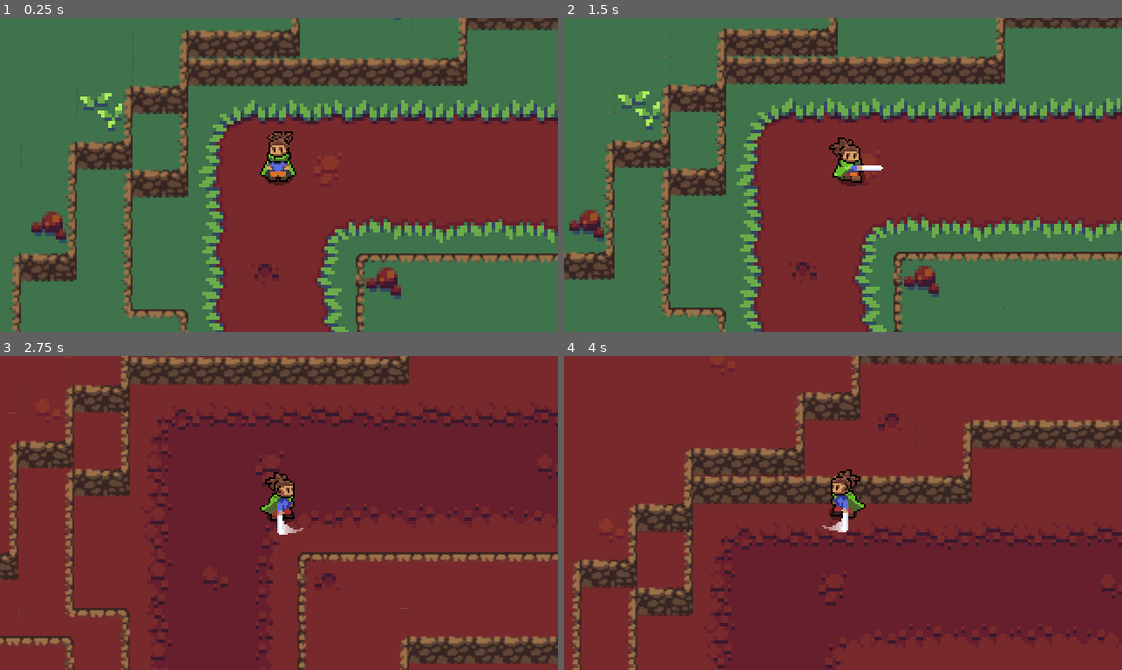
Above: before the commit, frames 1-4 (two rows, left to right).
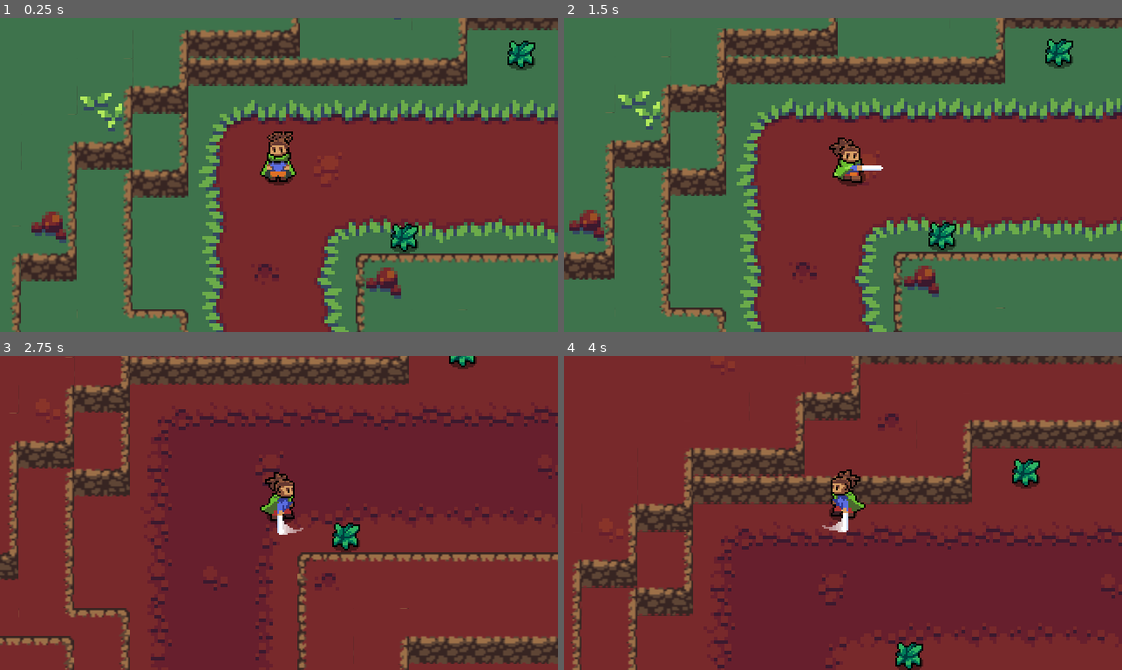
Above: after the commit, the same moments.

Repository: Thomas-Arndt/RPG.1
Game: Godot game, scene res://World/World.tscn
Two runs of this game, one before a commit and one after it. Both use one fixed random seed, a clock stepped at 60 frames per second and the inputs below.
Inputs:
- Up to frame 1 (0.25 s): no input
- Up to frame 2 (1.5 s): tap Enter at 0.5 s; hold Right (ui_right) 0.53-1.28 s; tap R (attack) at 0.6, 1.35 s; hold Down (ui_down) from 1.28 s (still down)
- Up to frame 3 (2.75 s): release Down (ui_down) at 2.03 s; hold Right (ui_right) from 2.03 s (still down); tap Space (d_shift) at 2.1 s; tap R (attack) at 2.3 s
- Up to frame 4 (4 s): release Right (ui_right) at 2.78 s; hold Up (ui_up) 2.78-3.53 s; tap E (roll) at 2.85 s; tap R (attack) at 3.05, 3.6 s; hold Left (ui_left) from 3.53 s (still down)

The runs differ from the first frame. In frame 1, 0.8% of the frame differs, in the area x 70-96%, y 7-75%; in frame 2, 0.8%; in frame 3, 0.6%; in frame 4, 0.8%.

Commit message:
Added grass scene with associated destroy effect

Diff:
--- a/Hit and Hurt Boxes/HitBox.tscn
+++ b/Hit and Hurt Boxes/HitBox.tscn
@@ -3,6 +3,8 @@
 [ext_resource path="res://Hit and Hurt Boxes/HitBox.gd" type="Script" id=1]
 
 [node name="HitBox" type="Area2D"]
+collision_layer = 0
+collision_mask = 0
 script = ExtResource( 1 )
 
 [node name="CollisionShape2D" type="CollisionShape2D" parent="."]
--- a/Hit and Hurt Boxes/HurtBox.tscn
+++ b/Hit and Hurt Boxes/HurtBox.tscn
@@ -3,6 +3,8 @@
 [ext_resource path="res://Hit and Hurt Boxes/HurtBox.gd" type="Script" id=1]
 
 [node name="HurtBox" type="Area2D"]
+collision_layer = 0
+collision_mask = 0
 script = ExtResource( 1 )
 
 [node name="CollisionShape2D" type="CollisionShape2D" parent="."]
--- a/Player/Player.gd
+++ b/Player/Player.gd
@@ -24,6 +24,7 @@
 func _ready():
 	anim_tree.active = true
 	anim_tree.set("parameters/roll/blend_position", Vector2.DOWN)
+	anim_tree.set("parameters/attack/blend_position", Vector2.DOWN)
 	anim_player.play("SETUP")
 
 func _physics_process(delta):
--- a/Player/Player.tscn
+++ b/Player/Player.tscn
@@ -72,6 +72,18 @@
 "update": 0,
 "values": [ 270.0 ]
 }
+tracks/5/type = "value"
+tracks/5/path = NodePath("HitBoxPivot/HitBox/CollisionShape2D:disabled")
+tracks/5/interp = 1
+tracks/5/loop_wrap = true
+tracks/5/imported = false
+tracks/5/enabled = true
+tracks/5/keys = {
+"times": PoolRealArray( 0 ),
+"transitions": PoolRealArray( 1 ),
+"update": 0,
+"values": [ true ]
+}
 
 [sub_resource type="Animation" id=3]
 resource_name = "SETUP"
@@ -112,6 +124,18 @@
 "update": 0,
 "values": [ Vector2( 0, -9 ) ]
 }
+tracks/3/type = "value"
+tracks/3/path = NodePath("HitBoxPivot/HitBox/CollisionShape2D:disabled")
+tracks/3/interp = 1
+tracks/3/loop_wrap = true
+tracks/3/imported = false
+tracks/3/enabled = true
+tracks/3/keys = {
+"times": PoolRealArray( 0 ),
+"transitions": PoolRealArray( 1 ),
+"update": 1,
+"values": [ true ]
+}
 
 [sub_resource type="Animation" id=39]
 resource_name = "attack_down"
@@ -154,6 +178,18 @@
 "update": 0,
 "values": [ 0.0 ]
 }
+tracks/3/type = "value"
+tracks/3/path = NodePath("HitBoxPivot/HitBox/CollisionShape2D:disabled")
+tracks/3/interp = 1
+tracks/3/loop_wrap = true
+tracks/3/imported = false
+tracks/3/enabled = true
+tracks/3/keys = {
+"times": PoolRealArray( 0.1, 0.3 ),
+"transitions": PoolRealArray( 1, 1 ),
+"update": 1,
+"values": [ false, true ]
+}
 
 [sub_resource type="Animation" id=40]
 resource_name = "attack_left"
@@ -196,6 +232,18 @@
 "update": 0,
 "values": [ 90.0 ]
 }
+tracks/3/type = "value"
+tracks/3/path = NodePath("HitBoxPivot/HitBox/CollisionShape2D:disabled")
+tracks/3/interp = 1
+tracks/3/loop_wrap = true
+tracks/3/imported = false
+tracks/3/enabled = true
+tracks/3/keys = {
+"times": PoolRealArray( 0.1, 0.3 ),
+"transitions": PoolRealArray( 1, 1 ),
+"update": 1,
+"values": [ false, true ]
+}
 
 [sub_resource type="Animation" id=41]
 resource_name = "attack_right"
@@ -238,6 +286,18 @@
 "update": 0,
 "values": [ 270.0 ]
 }
+tracks/3/type = "value"
+tracks/3/path = NodePath("HitBoxPivot/HitBox/CollisionShape2D:disabled")
+tracks/3/interp = 1
+tracks/3/loop_wrap = true
+tracks/3/imported = false
+tracks/3/enabled = true
+tracks/3/keys = {
+"times": PoolRealArray( 0.1, 0.3 ),
+"transitions": PoolRealArray( 1, 1 ),
+"update": 1,
+"values": [ false, true ]
+}
 
 [sub_resource type="Animation" id=42]
 resource_name = "attack_up"
@@ -279,6 +339,18 @@
 "transitions": PoolRealArray( 1 ),
 "update": 0,
 "values": [ 180.0 ]
+}
+tracks/3/type = "value"
+tracks/3/path = NodePath("HitBoxPivot/HitBox/CollisionShape2D:disabled")
+tracks/3/interp = 1
+tracks/3/loop_wrap = true
+tracks/3/imported = false
+tracks/3/enabled = true
+tracks/3/keys = {
+"times": PoolRealArray( 0.1, 0.3 ),
+"transitions": PoolRealArray( 1, 1 ),
+"update": 1,
+"values": [ false, true ]
 }
 
 [sub_resource type="Animation" id=4]
@@ -749,13 +821,16 @@
 rotation = 4.71239
 
 [node name="HitBox" parent="HitBoxPivot" instance=ExtResource( 4 )]
+collision_mask = 8
 
 [node name="CollisionShape2D" parent="HitBoxPivot/HitBox" index="0"]
 position = Vector2( 0, 12 )
 rotation = 1.5708
 shape = SubResource( 50 )
+disabled = true
 
 [node name="HurtBox" parent="." instance=ExtResource( 5 )]
+collision_layer = 4
 
 [node name="CollisionShape2D" parent="HurtBox" index="0"]
 position = Vector2( 0, -3 )
--- /dev/null
+++ b/World/Effects/GrassEffect.gd
@@ -0,0 +1,9 @@
+extends AnimatedSprite
+
+func _ready():
+	connect("animation_finished", self, "_on_animation_finished")
+	frame = 0
+	play("animate")
+
+func _on_animation_finished():
+	queue_free()
--- /dev/null
+++ b/World/Effects/GrassEffect.tscn
@@ -0,0 +1,38 @@
+[gd_scene load_steps=9 format=2]
+
+[ext_resource path="res://World/Effects/GrassEffect.png" type="Texture" id=1]
+[ext_resource path="res://World/Effects/GrassEffect.gd" type="Script" id=2]
+
+[sub_resource type="AtlasTexture" id=1]
+atlas = ExtResource( 1 )
+region = Rect2( 0, 0, 32, 32 )
+
+[sub_resource type="AtlasTexture" id=2]
+atlas = ExtResource( 1 )
+region = Rect2( 32, 0, 32, 32 )
+
+[sub_resource type="AtlasTexture" id=3]
+atlas = ExtResource( 1 )
+region = Rect2( 64, 0, 32, 32 )
+
+[sub_resource type="AtlasTexture" id=4]
+atlas = ExtResource( 1 )
+region = Rect2( 96, 0, 32, 32 )
+
+[sub_resource type="AtlasTexture" id=5]
+atlas = ExtResource( 1 )
+region = Rect2( 128, 0, 32, 32 )
+
+[sub_resource type="SpriteFrames" id=6]
+animations = [ {
+"frames": [ SubResource( 1 ), SubResource( 2 ), SubResource( 3 ), SubResource( 4 ), SubResource( 5 ) ],
+"loop": false,
+"name": "animate",
+"speed": 15.0
+} ]
+
+[node name="AnimatedSprite" type="AnimatedSprite"]
+position = Vector2( -8, -8 )
+frames = SubResource( 6 )
+animation = "animate"
+script = ExtResource( 2 )
--- /dev/null
+++ b/World/Objects/Grass.gd
@@ -0,0 +1,12 @@
+extends Node2D
+
+const GrassEffect = preload("res://World/Effects/GrassEffect.tscn")
+
+func run_Grass_Effect():
+	var grassEffect = GrassEffect.instance()
+	get_parent().add_child(grassEffect)
+	grassEffect.global_position = global_position
+
+func _on_HurtBox_area_entered(area):
+	run_Grass_Effect()
+	queue_free()
--- /dev/null
+++ b/World/Objects/Grass.tscn
@@ -0,0 +1,31 @@
+[gd_scene load_steps=6 format=2]
+
+[ext_resource path="res://Shadows/MediumShadow.png" type="Texture" id=1]
+[ext_resource path="res://World/Objects/Grass.png" type="Texture" id=2]
+[ext_resource path="res://Hit and Hurt Boxes/HurtBox.tscn" type="PackedScene" id=3]
+[ext_resource path="res://World/Objects/Grass.gd" type="Script" id=4]
+
+[sub_resource type="RectangleShape2D" id=1]
+extents = Vector2( 7, 7 )
+
+[node name="Grass" type="Node2D"]
+script = ExtResource( 4 )
+
+[node name="ShadowSprite" type="Sprite" parent="."]
+position = Vector2( 0, 5 )
+texture = ExtResource( 1 )
+
+[node name="Sprite" type="Sprite" parent="."]
+position = Vector2( 0, 1 )
+texture = ExtResource( 2 )
+
+[node name="HurtBox" parent="." instance=ExtResource( 3 )]
+collision_layer = 8
+
+[node name="CollisionShape2D" parent="HurtBox" index="0"]
+position = Vector2( 0, 2 )
+shape = SubResource( 1 )
+
+[connection signal="area_entered" from="HurtBox" to="." method="_on_HurtBox_area_entered"]
+
+[editable path="HurtBox"]
--- a/World/World.tscn
+++ b/World/World.tscn
@@ -1,7 +1,8 @@
-[gd_scene load_steps=104 format=2]
+[gd_scene load_steps=105 format=2]
 
 [ext_resource path="res://Camera/Camera2D.gd" type="Script" id=1]
 [ext_resource path="res://World/CliffTileset.png" type="Texture" id=2]
+[ext_resource path="res://World/Objects/Grass.tscn" type="PackedScene" id=3]
 [ext_resource path="res://Player/Player.tscn" type="PackedScene" id=4]
 [ext_resource path="res://World/sheet.png" type="Texture" id=5]
 
@@ -1090,8 +1091,24 @@
 [node name="BottomRight" type="Position2D" parent="Camera2D/Limits"]
 position = Vector2( -229, 861 )
 
-[node name="Player" parent="." instance=ExtResource( 4 )]
+[node name="YSort" type="YSort" parent="."]
+
+[node name="Player" parent="YSort" instance=ExtResource( 4 )]
 position = Vector2( -940, 211 )
 
-[node name="RemoteTransform2D" type="RemoteTransform2D" parent="Player"]
-remote_path = NodePath("../../Camera2D")
+[node name="RemoteTransform2D" type="RemoteTransform2D" parent="YSort/Player"]
+remote_path = NodePath("../../../Camera2D")
+
+[node name="Grass" type="YSort" parent="YSort"]
+
+[node name="Grass" parent="YSort/Grass" instance=ExtResource( 3 )]
+position = Vector2( -716, 139 )
+
+[node name="Grass2" parent="YSort/Grass" instance=ExtResource( 3 )]
+position = Vector2( -703, 243 )
+
+[node name="Grass3" parent="YSort/Grass" instance=ExtResource( 3 )]
+position = Vector2( -801, 141 )
+
+[node name="Grass4" parent="YSort/Grass" instance=ExtResource( 3 )]
+position = Vector2( -868, 246 )
--- a/project.godot
+++ b/project.godot
@@ -47,6 +47,15 @@
  ]
 }
 
+[layer_names]
+
+2d_physics/layer_1="World"
+2d_physics/layer_2="Player"
+2d_physics/layer_3="Hurt Boxes"
+2d_physics/layer_4="Hit Boxes"
+2d_physics/layer_5="Enemies"
+2d_physics/layer_6="Boundaries"
+
 [physics]
 
 common/enable_pause_aware_picking=true
Binary file added: World/Effects/GrassEffect.png
Not shown, added: World/Effects/GrassEffect.png.import
Binary file added: World/Objects/Grass.png
Not shown, added: World/Objects/Grass.png.import
Not shown, changed: .DS_Store
Not shown, changed: World/.DS_Store
